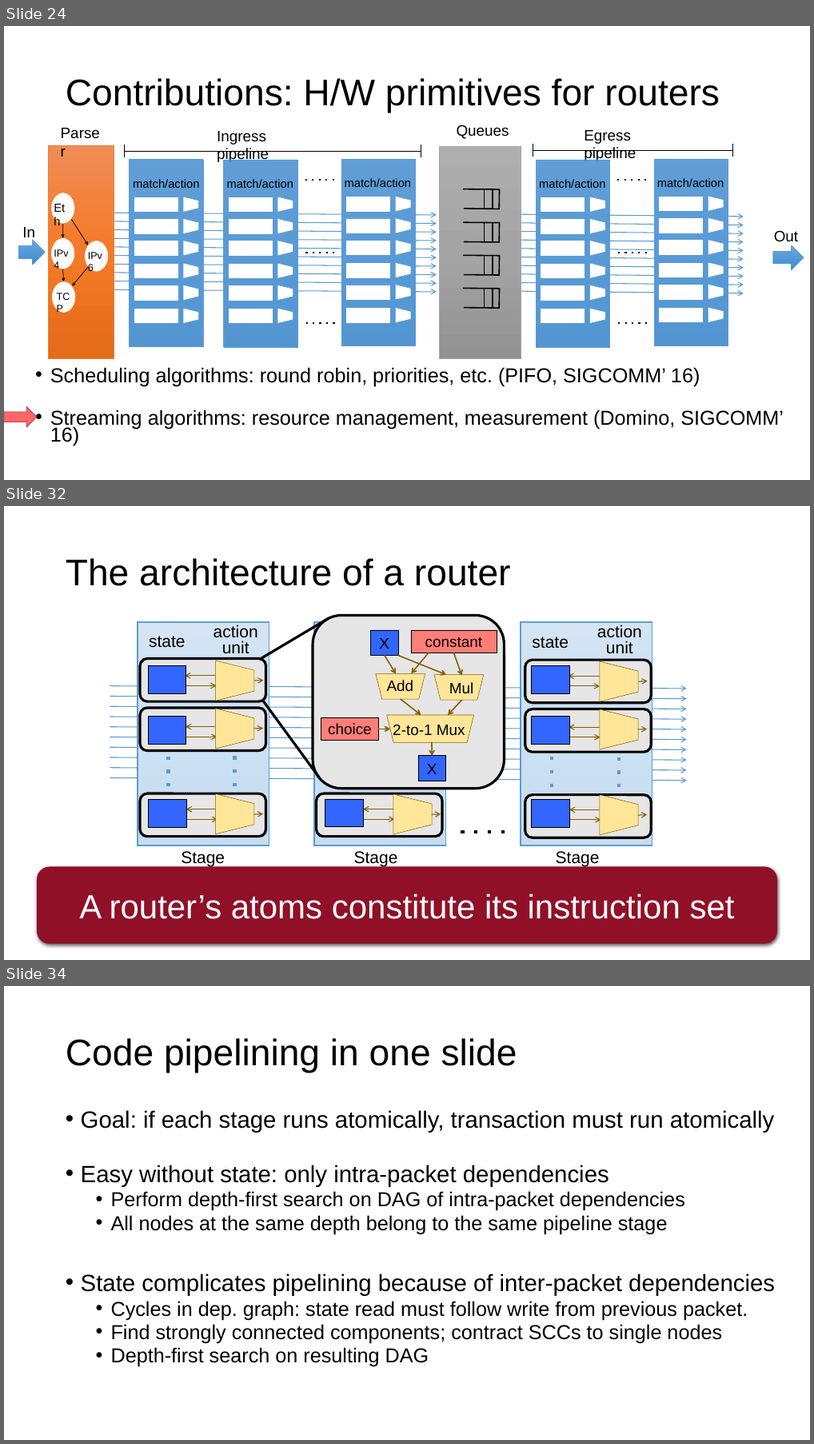
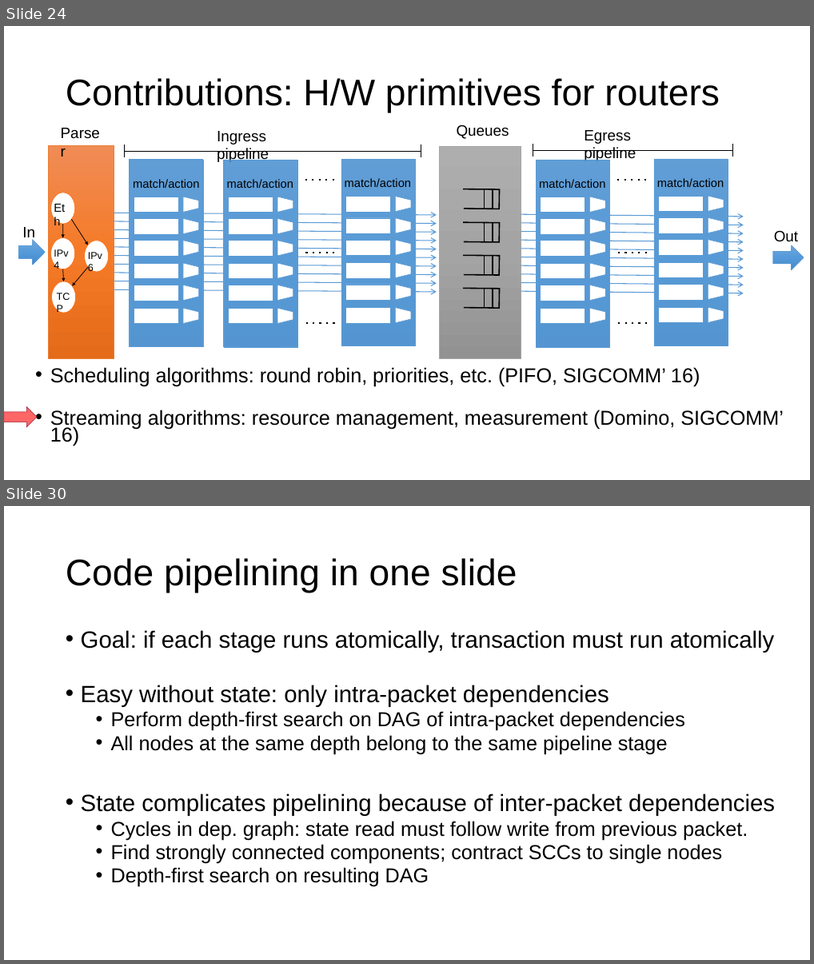
Before and after one commit to anirudhSK/pifo-domino-marple-ppts, a slide deck: combined_domino_pifo.pptx. Shown one above the other, each under a label of ours: slides 24, 32 and 34 before the commit, slides 24 and 30 after it; the slides between them are not shown. The pictures are 814x1444 and 814x964 pixels, drawn with LibreOffice and Linux fonts; fonts in the diff are those of the drawing. Boxes give left, top, right and bottom in pixels: in the first picture for what was removed or moved away, otherwise in the second. Text is boxed around its words. In the diff, an @@ line names an element or a change of style, - is before the commit and + after.

```diff
--- a/combined_domino_pifo.pptx
+++ b/combined_domino_pifo.pptx
@@ slide 32 removed at (4, 506, 810, 960), background #FFFFFF @@
@@ title removed at (66, 558, 511, 586) @@
-The architecture of a router
@@ rectangle removed at (137, 621, 269, 844) @@
@@ rectangle removed at (138, 622, 269, 845) @@
@@ rectangle removed at (314, 621, 446, 844) @@
@@ rectangle removed at (315, 622, 446, 845) @@
@@ rectangle removed at (521, 621, 653, 844) @@
@@ rectangle removed at (522, 622, 653, 845) @@
@@ line removed from (460, 660) to (512, 660) @@
@@ line removed from (637, 660) to (685, 660) @@
@@ group removed at (140, 659, 651, 837): 7 rounded rectangles @@
@@ group removed at (261, 615, 505, 788): 8 arrows, 4 rectangles, 3 trapezoids, 3 texts, 2 lines, 1 rounded rectangle @@
-X
-constant
-Add
-Mul
-2-to-1 Mux
-X
-choice
@@ line removed from (637, 713) to (685, 713) @@
@@ group removed at (148, 636, 222, 827): 6 arrows, 3 rectangles, 1 text, 1 line @@
-state
@@ group removed at (326, 756, 398, 827): 2 arrows, 1 rectangle, 1 line @@
@@ line removed from (413, 756) to (413, 789) @@
@@ line removed from (462, 747) to (514, 747) @@
@@ group removed at (531, 636, 606, 828): 6 arrows, 3 rectangles, 1 text, 1 line @@
-state
@@ line removed from (637, 755) to (685, 755) @@
@@ group removed at (110, 686, 687, 780): 10 arrows @@
@@ group removed at (214, 624, 263, 834): 3 trapezoids, 3 arrows, 1 line, 1 text @@
-action unit
@@ trapezoid removed at (394, 794, 432, 834) @@
@@ arrow removed from (432, 815) to (441, 814) @@
@@ line removed from (637, 809) to (685, 809) @@
@@ group removed at (598, 624, 648, 835): 3 trapezoids, 3 arrows, 1 line, 1 text @@
-action unit
@@ line removed from (462, 832) to (514, 832) @@
@@ text removed at (181, 851, 225, 867) @@
-Stage 1
@@ text removed at (354, 851, 398, 867) @@
-Stage 2
@@ text removed at (556, 851, 600, 867) @@
-Stage 16
@@ rounded rectangle removed at (37, 867, 778, 944) @@
-A router’s atoms constitute its instruction set
@@ text removed at (63, 893, 609, 919) @@
-• Atom: Atomic packet/state update.
-  • Fixed latency (few ns) and throughput (1 GHz), unlike x86
@@ what was slide 34 is now slide 30 @@
```
Also in this commit, not shown: 2 slides changed, 3 slides added, 6 other slides removed.
